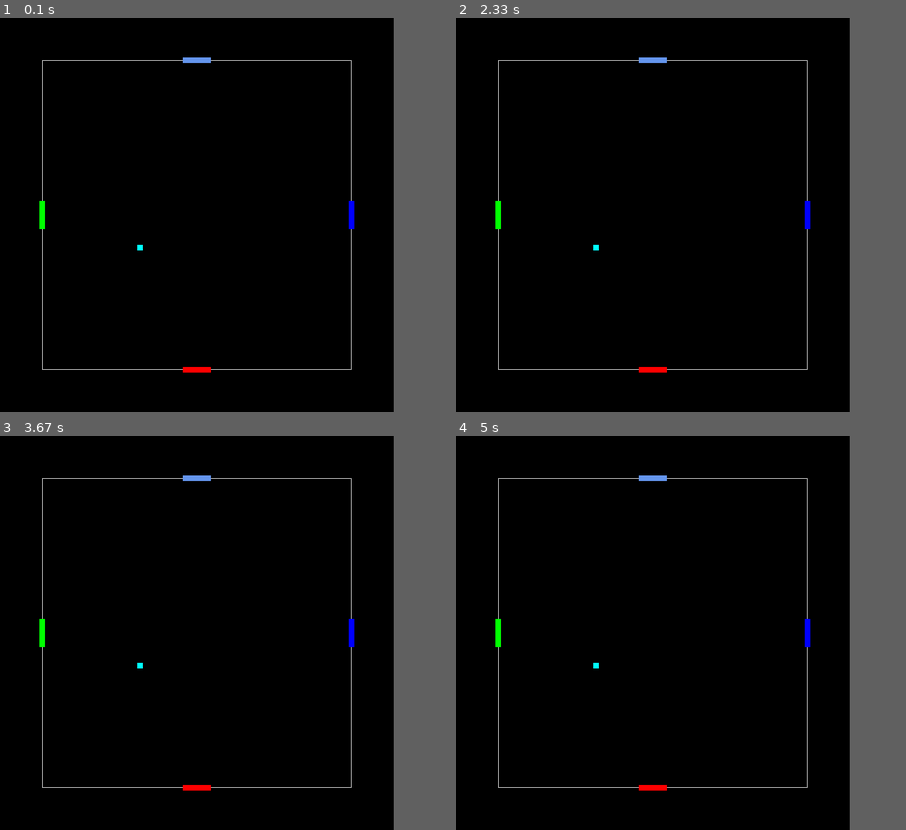
Above: before the commit, frames 1-4 (two rows, left to right).
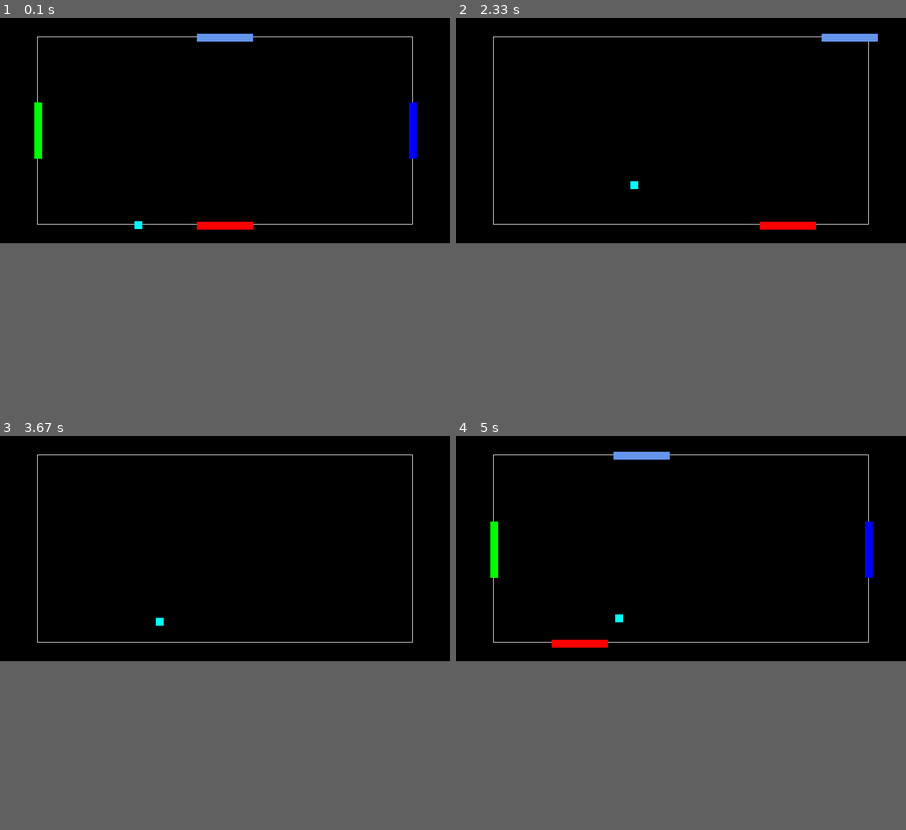
Above: after the commit, the same moments.

Repository: ranimonium/quadpong
Game: pygame game, started from proto4p.py
Same seed, same stepped clock (60 frames per second), same inputs: the game is played once before the commit and once after it. The source is Python 2; it was converted automatically to run under Python 3.
Inputs:
- Up to frame 1 (0.1 s): no input
- Up to frame 2 (2.33 s): tap A at 0.33 s; hold Right 0.67-1.13 s; hold D 0.67-1.13 s; hold Up 1.17-1.47 s; hold W 1.17-1.47 s; hold Left from 2 s (still down); hold A from 2 s (still down)
- Up to frame 3 (3.67 s): release Left at 2.53 s; release A at 2.53 s; hold Down 2.57-2.87 s; hold S 2.57-2.87 s; hold Left 2.9-3.3 s; hold A 2.9-3.3 s; hold Up from 3.33 s (still down); hold W from 3.33 s (still down)
- Up to frame 4 (5 s): release Up at 3.7 s; release W at 3.7 s; hold Right 3.73-4.37 s; hold D 3.73-4.37 s; hold Down 4.4-4.77 s; hold S 4.4-4.77 s; hold Left from 4.8 s (still down); hold A from 4.8 s (still down)
In our replay, the window is 700x700 before the commit and 800x400 after it. These sizes can differ from the game's own. Grey fills any space a smaller window leaves; there, only what the larger window draws over its background counts as a difference.

The runs differ from the first frame. In frame 1, 2.0% of the frame differs, in the area x 7-93%, y 4-90%; in frame 2, 1.6%; in frame 3, 1.1%; in frame 4, 2.0%.

Commit message:
moving sprites now

Diff:
--- a/elements.py
+++ b/elements.py
@@ -12,40 +12,59 @@
 BLACK = (0, 0, 0)
 
 #set up directions = (dx, dy)
+NONE = (0, 0)
 N = (0, -1)
 E = (1, 0)
 W = (-1, 0)
 S = (0, 1)
 NE = (1, -1)
-NW = (-1, 1)
 SE = (1, 1)
+NW = (-1, -1)
 SW = (-1, 1)
+STRTDIR = [N,E,W,S]
+DIAGDIR = [NE,NW,SE,SW]
 
 #returns the supposed direction of the ball when it bounces
-def get_bounceDirection(direction):
-	if direction == NE:
-		return SE
-	elif direction == NW:
-		return SW
-	elif direction == SE:
-		return NE
-	elif direction == SW:
-		return NW
+def get_bounceDirection(direction, to):
+	new_dir = []
+	if to == 'vertical':
+		if direction == NE:
+			new_dir = NW
+		elif direction == NW:
+			new_dir = NE
+		elif direction == SE:
+			new_dir = SW
+		elif direction == SW:
+			new_dir = SE
+	else:
+		if direction == NE:
+			new_dir = SE
+		elif direction == NW:
+			new_dir = SW
+		elif direction == SE:
+			new_dir = NE
+		elif direction == SW:
+			new_dir = NW
+	return new_dir
 
-class Stage:
-	"""docstring for Stage"""
-	MEH = 2
-	TRIANGLE = 3
-	SQUARE = 4
+# class Stage:
+# 	"""docstring for Stage"""
+# 	MEH = 2
+# 	TRIANGLE = 3
+# 	SQUARE = 4
 
-	def __init__(self, edges):
-		self.edges = edges
+# 	def __init__(self, edges):
+# 		self.edges = edges
 
 #sorry I'm not a fan of getters
 
 #i don't want to use pygame's Sprite
 class Sprite:
-	"""docstring for Sprite"""
+	"""
+	Mother of Ball and Player
+
+	"""
+
 	def __init__(self, color, pos):
 		self.set_color(color)
 		self.set_pos(pos)
@@ -57,12 +76,22 @@
 	def set_pos(self, pos):
 		self.x, self.y = pos[0], pos[1]
 
+	def set_direction(self, direction):
+		self.direction = direction
+
+	def update_pos(self, speed):
+		self.set_pos( (self.x + speed*self.direction[0], self.y + speed*self.direction[1]) )
+
 class Ball(Sprite):
-	"""docstring for Ball"""
-	pass
+
+	def bounce(self, to):
+		print "BOUNCE!"
+		print self.direction
+		self.set_direction(get_bounceDirection(self.direction, to))
+		print self.direction
 
 class Player(Sprite):
-	"""docstring for Player"""
+
 	def __init__(self, uid, color, pos):
 		# super(Player, self).__init__(color, pos)
 		Sprite.__init__(self, color, pos)
--- a/proto4p.py
+++ b/proto4p.py
@@ -12,14 +12,14 @@
 pygame.init()
 
 # set up the window
-WINDOWWIDTH = 700
-WINDOWHEIGHT = 700
+WINDOWWIDTH = 800
+WINDOWHEIGHT = 400
 windowSurface = pygame.display.set_mode((WINDOWWIDTH, WINDOWHEIGHT), 0, 32)
 pygame.display.set_caption('ProtoPong 4')
 
 # set up arena's "dimensions"
-arenaTOP = 75
-arenaLEFT = 75
+arenaTOP = WINDOWHEIGHT/12
+arenaLEFT = WINDOWWIDTH/12
 arenaWIDTH = WINDOWWIDTH - arenaLEFT*2
 arenaHEIGHT = WINDOWHEIGHT - arenaTOP*2
 
@@ -42,7 +42,7 @@
 #set up players
 NUM_PLAYERS = 4
 
-paddleWIDTH, paddleHEIGHT = 10, 50
+paddleWIDTH, paddleHEIGHT = 14, 100
 pcolors = [e.CBLUE, e.RED, e.GREEN, e.BLUE]
 pcoords = [
 		[(WINDOWWIDTH)/2 - paddleHEIGHT/2, arenaTOP - 5], #player 0 top
@@ -52,27 +52,50 @@
 	] #[[x,y],[x,y],[x,y],[x,y]]
 
 players = [e.Player(i, pcolors[i], pcoords[i]) for i in range(NUM_PLAYERS)]
+for p in players:
+	p.set_direction(e.NONE)
+
+#set up the ball
+ballWIDTH, ballHEIGHT = 14, 14
+ball = e.Ball( e.AQUA, [350, 250])
+		# [ random.randint(arenaLEFT+150, arenaLEFT+arenaWIDTH-150), #random x position of ball
+		# random.randint(arenaTOP+150,arenaTOP+arenaHEIGHT-150)]) #random y position of ball
+ball.set_direction(e.SW)
+# ball.set_direction(random.choice(e.DIAGDIR))
 
 
-#set up the ball
-ballWIDTH, ballHEIGHT = 10, 10
-ball = e.Ball( e.AQUA,
-		[ random.randint(arenaLEFT+150, arenaLEFT+arenaWIDTH-150), #random x position of ball
-		random.randint(arenaTOP+150,arenaTOP+arenaHEIGHT-150)]) #random y position of ball
+def handle_collisions(brect, prects):
+	p_indHit = brect.collidelist(prects)
+
+	if p_indHit != -1:
+		if p_indHit < 2: #horizontal paddles hit
+			ball.bounce('horizontal')
+		else:
+			ball.bounce('vertical')
+		ball.set_color(players[p_indHit].color)
+
+BSPEED = 1
+
+PSPEED = 2
 
 while True:
 
+	# background
+	windowSurface.fill(e.BLACK)
+
 	# pygame.draw.polygon(windowSurface, (255, 255, 255), [(100, 100), (WINDOWWIDTH-100, 100), (100, WINDOWHEIGHT-100), (WINDOWWIDTH-100, WINDOWHEIGHT-100)], 1)
-	pygame.draw.rect(windowSurface, (255, 255, 255), [arenaLEFT, arenaTOP, arenaHEIGHT, arenaWIDTH], 1)
+	#draw borders
+	pygame.draw.rect(windowSurface, (255, 255, 255), [arenaLEFT, arenaTOP, arenaWIDTH, arenaHEIGHT], 1)
 
 	# draw the ball
-	pygame.draw.rect(windowSurface, ball.color, [ball.x, ball.y, ballWIDTH, ballHEIGHT])
+	brect = pygame.draw.rect(windowSurface, ball.color, [ball.x, ball.y, ballWIDTH, ballHEIGHT])
 
+	prects = []
 	# draw the paddles
 	for i in range(2):
-		pygame.draw.rect(windowSurface, players[i].color, [players[i].x, players[i].y, paddleHEIGHT, paddleWIDTH])
+		prects.append(pygame.draw.rect(windowSurface, players[i].color, [players[i].x, players[i].y, paddleHEIGHT, paddleWIDTH]))
 	for i in range(2,4):
-		pygame.draw.rect(windowSurface, players[i].color, [players[i].x, players[i].y, paddleWIDTH, paddleHEIGHT]) #proper setting
+		prects.append(pygame.draw.rect(windowSurface, players[i].color, [players[i].x, players[i].y, paddleWIDTH, paddleHEIGHT])) #proper setting
 
 	for event in pygame.event.get():
 		if event.type == QUIT:
@@ -82,7 +105,47 @@
 			if event.key == K_ESCAPE:
 				pygame.event.post(pygame.event.Event(QUIT))
 
-	#update ball positions
+			if event.key == K_LEFT: #top
+				players[0].set_direction(e.W)
+			elif event.key == K_RIGHT: #top
+				players[0].set_direction(e.E)
+			elif event.key == K_a: #bottom
+				players[1].set_direction(e.W)
+			elif event.key == K_d: #bottom
+				players[1].set_direction(e.E)
+			elif event.key == K_w: #left
+				players[2].set_direction(e.N)
+			elif event.key == K_s: #left
+				players[2].set_direction(e.S)
+			elif event.key == K_UP: #right
+				players[3].set_direction(e.N)
+			elif event.key == K_DOWN: #right
+				players[3].set_direction(e.S)
+
+
+		elif event.type == KEYUP:
+			if event.key == K_LEFT or event.key == K_RIGHT:  #player 0 top
+				players[0].set_direction(e.NONE)
+			elif event.key == K_a or event.key == K_d: #player 1 bottom
+				players[1].set_direction(e.NONE)
+			elif event.key == K_w or event.key == K_s: #player 2 left
+				players[2].set_direction(e.NONE)
+			elif event.key == K_UP or event.key == K_DOWN: #player 3  right
+				players[3].set_direction(e.NONE)
+
+
+	#handle collisions
+	handle_collisions(brect, prects)
+
+	#update ball position
+	ball.update_pos(BSPEED)
+
 	#update paddle positions
+	for p in players:
+		p.update_pos(PSPEED)
 
+	if ball.x < -10 or ball.x > WINDOWWIDTH+10 or ball.y < -10 or ball.y > WINDOWHEIGHT+10:
+		ball = e.Ball( e.AQUA, [350, 250])
+		ball.set_direction(e.SW)
 	pygame.display.update()
+	time.sleep(0.0009)
